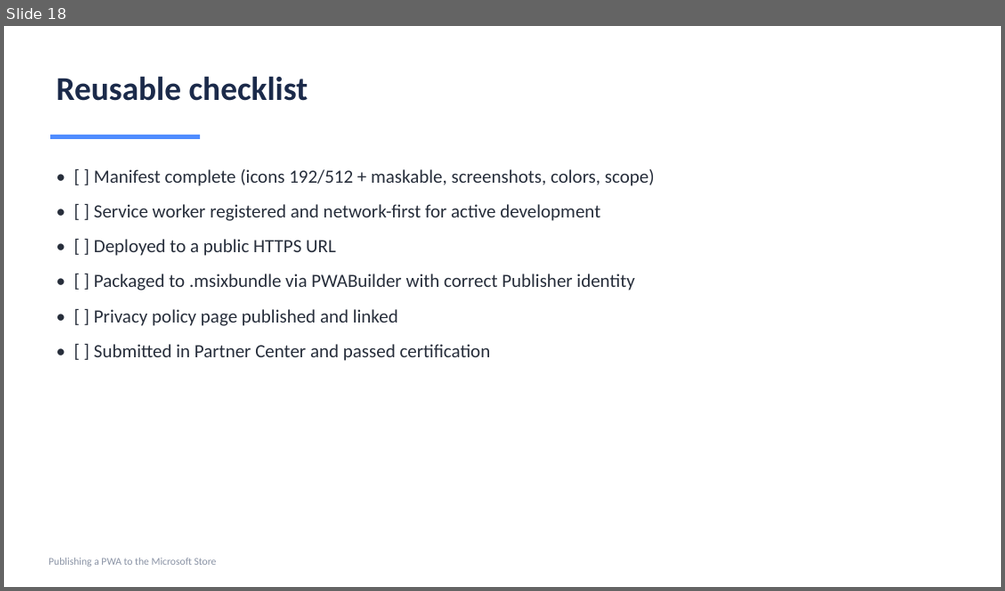
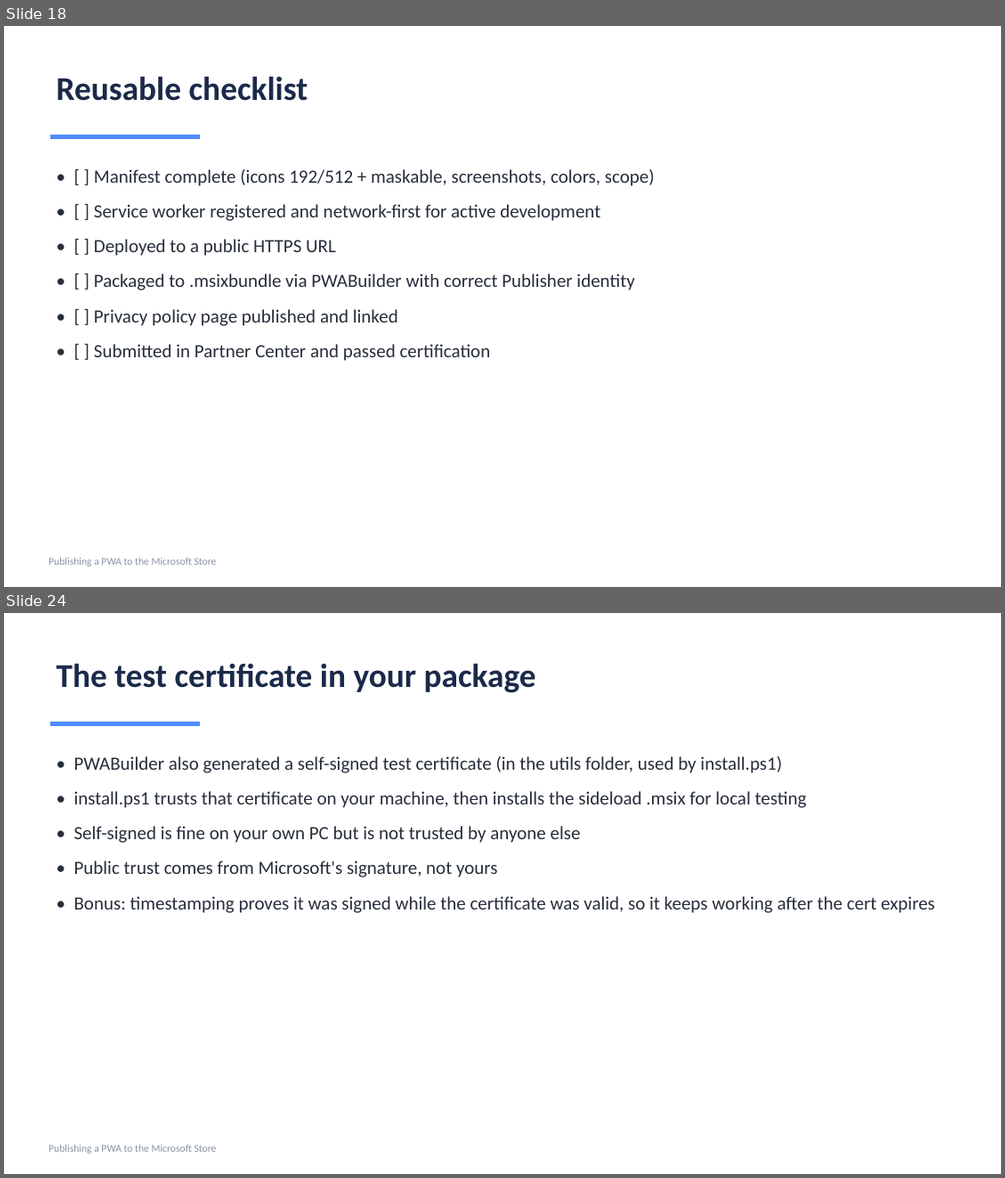
Before and after one commit to vijayatmicrosoft/number-tiles-pwa, a slide deck: Publishing-PWA-to-Microsoft-Store.pptx. Shown one above the other, each under a label of ours: slide 18 before the commit, slides 18 and 24 after it; the slides between them are not shown. The pictures are 1005x591 and 1005x1178 pixels, drawn with LibreOffice and Linux fonts; fonts in the diff are those of the drawing. Boxes give left, top, right and bottom in pixels: in the first picture for what was removed or moved away, otherwise in the second. Text is boxed around its words. In the diff, an @@ line names an element or a change of style, - is before the commit and + after.

Commit message:
Add Code Signing and Certificates section (divider + 5 slides)

```diff
--- a/Publishing-PWA-to-Microsoft-Store.pptx
+++ b/Publishing-PWA-to-Microsoft-Store.pptx
@@ slide 24 added at bbox=[4, 613, 1001, 1174], background #FFFFFF @@
@@ text added at bbox=[57, 663, 536, 693], 32 pt, text #1B2A4A, bold @@
+The test certificate in your package
@@ rectangle added at bbox=[50, 722, 200, 726], fill #4F8CFF @@
@@ text added at bbox=[74, 756, 935, 913], 18 pt, text #272E3B @@
+• PWABuilder also generated a self-signed test certificate (in the utils folder, used by install.ps1)
+• install.ps1 trusts that certificate on your machine, then installs the sideload .msix for local testing
+• Self-signed is fine on your own PC but is not trusted by anyone else
+• Public trust comes from Microsoft's signature, not yours
+• Bonus: timestamping proves it was signed while the certificate was valid, so it keeps working after the cert expires
@@ text added at bbox=[48, 1144, 217, 1153], 10 pt, text #8A93A5 @@
+Publishing a PWA to the Microsoft Store
```
Also in this commit, not shown: 5 other slides added, 1 other file.
